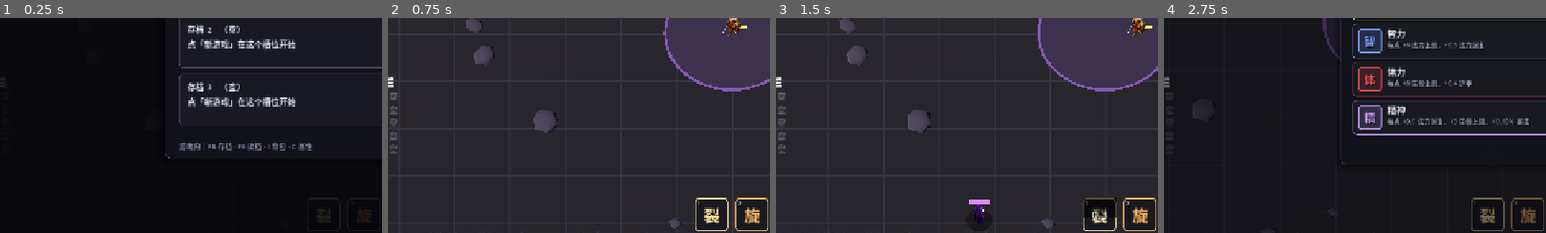
Above: before the commit, frames 1-4 (left to right).
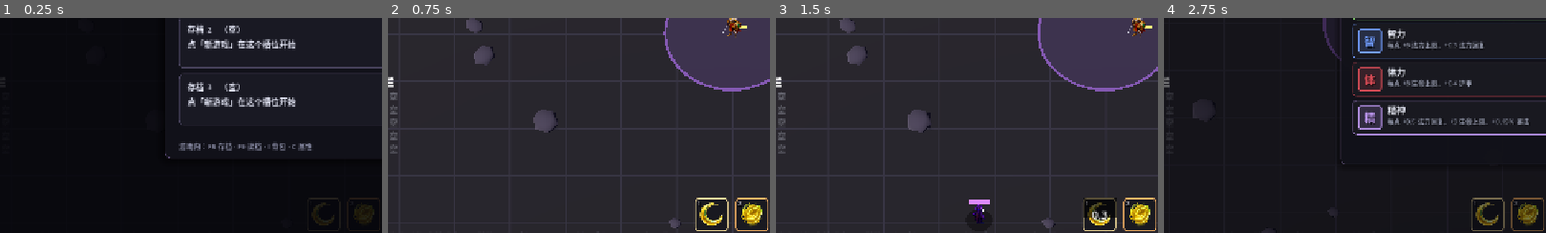
Above: after the commit, the same moments.

Repository: gbcmikeblue/dreadmyst-retro
Game: Godot game, scene res://scenes/main.tscn
Same seed, same stepped clock (60 frames per second), same inputs: the game is played once before the commit and once after it.
Inputs (mouse positions are % of the whole screen's width and height, from its top left):
- Up to frame 1 (0.25 s): no input
- Up to frame 2 (0.75 s): click "新游戏" at 0.5 s
- Up to frame 3 (1.5 s): tap Enter at 1.25 s; move the mouse to (72, 45) at 1.27 s; hold D (move_right) from 1.28 s (still down); hold Space (attack) from 1.28 s (still down); click (72, 45) at 1.42 s
- Up to frame 4 (2.75 s): move the mouse to (30, 55) at 2.02 s; release D (move_right) at 2.03 s; release Space (attack) at 2.03 s; hold S (move_down) from 2.03 s (still down); tap C (attributes) at 2.1 s; click (30, 55) at 2.17 s
The pictures show only the part of the screen within x 5-55%, y 46-96%; the shares and areas given below are measured in that part.

The runs differ from the first frame. In frame 1, 0.2% of the frame differs, in the area x 82-98%, y 85-97%; in frame 2, 0.9%, in the area x 81-98%, y 85-97%; in frame 3, 0.7%; in frame 4, 0.8%.

Commit message:
feat(assets): M15 技能图标接入（6 张 128²）+ 对比台编码器默认指 nvfp4 + A2 废弃
- 技能图标（E 模板首个落地产物）：新增 `tools/lora-compare/gen_icons.py` —— 提示词拼装与网页端**同源**
  （直接读 `prompts.json` 的 E 模板与要求块，去重规则一并复刻），1024² 透明底 → 去 alpha 噪声地板 →
  抠边 → LANCZOS 降到 128² → 落 `assets/icons/`；幂等可重跑（已有原图则只重做后处理）
- `SkillBar` 接入真图标：新增 `_set_icon()`（有图显图、无图退回「技能名首字」占位；路径缺失只 `push_warning`
  不白屏；蓝量 / 冷却不足时图标压暗 0.45）；`data/skills.json` 的 6 个 `icon` 全填；
  `test_data_layer.gd` 的素材断言扩展到技能图标
- 6 张图标 = 裂颅斩 / 旋风斩 / 火球术 / 陨石术 / 穿刺箭 / 箭雨（各 128²；`.import` = mipmaps 开 +
  fix alpha border 开 + 关 3D 自动压缩）
- ⚠️ 实测坑（已入档）：**2.1 的 VAE 在"透明区"会留 alpha 1~2 的噪声地板**（占画幅 45~66%，四角像素就是 a1）
  → 抠边前必须先掐掉，否则 alpha 包围盒永远等于整幅、永远抠不出边
- **T-22 ①**：对比台编码器默认改指 nvfp4（`app.js` 的 `refreshComfy()` 把 `S.aux.clip` 排成 nvfp4 优先，
  找不到时自然退回 int8 —— `S.aux.clip[0]` 是提交图与面包屑共用的取值点）；GUI 侧另存工作流仍留 P2
- **A2 模板标记废弃**（i2i 已结案，见 backlog T-20）：改名 + 阶段改回 txt2img + 删残留 `denoise`，
  备注指向 A3（文生图一步出图）/ A4（2×2 一图流 + 裁切）
- 文档口径同步 9 处：`_LICENSES.md`（登记 6 张图标）、`_PROMPTS.md`（E 已落地 + 图标 64²→128² + 变更记录）、
  `ai-asset-generation.md`（§5.2 接入点 → 四处 / §5.3 尺寸与 Fix Alpha Border / 变更记录）、`skills.md`（图标已接 + TODO 勾掉）、
  `AGENTS.md` / `roadmap.md` / `tasks-README.md`（素材尺寸口径）/ `backlog.md`（T-22 拆条 + 变更记录）、
  对比台 README（工具清单 + 已知限制改成「i2i 已结案」）
- 验证：`_check_static.py` 通过（93 个 id）、`prompts.json` 合法（9 模板）、10 条验证命令全过、
  主场景 900 帧 0 ERROR / 0 WARNING、真窗口截图确认技能栏两个图标正确渲染
  （图存 `tools/lora-compare/images/_ui_skillbar.png`，不入库）

Diff:
--- a/data/skills.json
+++ b/data/skills.json
@@ -1,6 +1,6 @@
 {
     "version": 1,
-    "_note": "⚠️ 数值为自行设计的占位值，待原作资料校准。half_angle_deg = 180 表示 360° 全方位命中。icon 留空则用程序化占位图标。",
+    "_note": "⚠️ 数值为自行设计的占位值，待原作资料校准。half_angle_deg = 180 表示 360° 全方位命中。icon 填 res:// 路径则用真图标，留空则用程序化占位图标（技能名首字 + 技能色）。图标由 tools/lora-compare/gen_icons.py 生成。",
     "skills": [
         {
             "id": "warrior_slash",
@@ -13,7 +13,7 @@
             "cast_range": 88.0,
             "half_angle_deg": 60.0,
             "color": [1.00, 0.90, 0.62],
-            "icon": ""
+            "icon": "res://assets/icons/skill_warrior_slash_icon.png"
         },
         {
             "id": "warrior_whirlwind",
@@ -26,7 +26,7 @@
             "cast_range": 112.0,
             "half_angle_deg": 180.0,
             "color": [1.00, 0.72, 0.40],
-            "icon": ""
+            "icon": "res://assets/icons/skill_warrior_whirlwind_icon.png"
         },
         {
             "id": "mage_fireball",
@@ -39,7 +39,7 @@
             "cast_range": 150.0,
             "half_angle_deg": 28.0,
             "color": [1.00, 0.55, 0.25],
-            "icon": ""
+            "icon": "res://assets/icons/skill_mage_fireball_icon.png"
         },
         {
             "id": "mage_meteor",
@@ -52,7 +52,7 @@
             "cast_range": 170.0,
             "half_angle_deg": 80.0,
             "color": [1.00, 0.40, 0.15],
-            "icon": ""
+            "icon": "res://assets/icons/skill_mage_meteor_icon.png"
         },
         {
             "id": "ranger_arrow",
@@ -65,7 +65,7 @@
             "cast_range": 170.0,
             "half_angle_deg": 24.0,
             "color": [0.75, 0.95, 0.55],
-            "icon": ""
+            "icon": "res://assets/icons/skill_ranger_arrow_icon.png"
         },
         {
             "id": "ranger_multishot",
@@ -78,7 +78,7 @@
             "cast_range": 145.0,
             "half_angle_deg": 90.0,
             "color": [0.55, 0.90, 0.45],
-            "icon": ""
+            "icon": "res://assets/icons/skill_ranger_multishot_icon.png"
         }
     ]
 }
--- a/scripts/ui/skill_bar.gd
+++ b/scripts/ui/skill_bar.gd
@@ -66,6 +66,17 @@
 		label.add_theme_constant_override("shadow_offset_x", 1)
 		label.add_theme_constant_override("shadow_offset_y", 1)
 		root.add_child(label)
+
+		# 真图标（`data/skills.json` 的 icon）——为空则退回上面的首字占位。
+		# 必须在 cd_overlay 之前 add_child，否则冷却遮罩会被图标盖住。
+		var icon := TextureRect.new()
+		icon.mouse_filter = Control.MOUSE_FILTER_IGNORE
+		icon.position = Vector2(3.0, 3.0)
+		icon.size = Vector2(SLOT_SIZE - 6.0, SLOT_SIZE - 6.0)
+		icon.expand_mode = TextureRect.EXPAND_IGNORE_SIZE
+		icon.stretch_mode = TextureRect.STRETCH_KEEP_ASPECT_CENTERED
+		icon.visible = false
+		root.add_child(icon)
 
 		# 冷却遮罩：从顶部向下退去，剩余比例 = 高度比例
 		var cd_overlay := ColorRect.new()
@@ -117,6 +128,7 @@
 		_slots.append({
 			"panel": panel,
 			"label": label,
+			"icon": icon,
 			"cd_overlay": cd_overlay,
 			"cd_label": cd_label,
 			"name_label": name_label,
@@ -202,19 +214,37 @@
 		panel.add_theme_stylebox_override("panel", _slot_style(accent, dim))
 		var label: Label = slot["label"]
 		label.add_theme_color_override("font_color", skill.color if not dim else Color(0.55, 0.55, 0.62))
+		var icon: TextureRect = slot["icon"]
+		icon.modulate = Color(1.0, 1.0, 1.0, 1.0 if not dim else 0.45)
 
 
 func _apply_slot_style(index: int, skill: SkillDef) -> void:
 	var slot: Dictionary = _slots[index]
 	var panel: Panel = slot["panel"]
 	var label: Label = slot["label"]
+	var icon: TextureRect = slot["icon"]
 	var name_label: Label = slot["name_label"]
 	if skill == null:
 		panel.add_theme_stylebox_override("panel", _slot_style(Color(0.30, 0.30, 0.36), true))
 		label.text = "—"
 		label.add_theme_color_override("font_color", Color(0.45, 0.45, 0.50))
 		name_label.text = ""
+		_set_icon(icon, label, "")
 		return
 	label.text = skill.short_label()
 	label.add_theme_color_override("font_color", skill.color)
 	name_label.text = skill.display_name
+	_set_icon(icon, label, skill.icon)
+
+
+## 有真图标就显示图标、藏起首字占位；icon 为空或加载失败则反过来 —— 保证槽位里永远有一个可见。
+func _set_icon(icon: TextureRect, label: Label, path: String) -> void:
+	var tex: Texture2D = null
+	if not path.is_empty():
+		if ResourceLoader.exists(path):
+			tex = load(path) as Texture2D
+		else:
+			push_warning("技能图标路径不存在：%s（见 data/skills.json 的 icon）" % path)
+	icon.texture = tex
+	icon.visible = tex != null
+	label.visible = tex == null
--- a/tests/test_data_layer.gd
+++ b/tests/test_data_layer.gd
@@ -126,6 +126,18 @@
 			"  mult=", s.damage_mult,
 			"  range=", s.cast_range,
 			"  half_angle=", int(round(rad_to_deg(s.half_angle))), "°")
+		# 真素材（M15）：技能图标填了就必须能加载（SkillBar 用它替掉「技能名首字」占位）
+		var icon_path := String(s.icon)
+		if not icon_path.is_empty():
+			if not ResourceLoader.exists(icon_path):
+				print("FAIL: 技能 ", s.id, " 的 icon 不存在或未被导入：", icon_path)
+				failed = true
+			elif not (load(icon_path) is Texture2D):
+				print("FAIL: 技能 ", s.id, " 的 icon 不是纹理资源：", icon_path)
+				failed = true
+			else:
+				var itex: Texture2D = load(icon_path)
+				print("       ↳ 图标 ", icon_path, "  ", itex.get_width(), "×", itex.get_height())
 
 	# ---------- 属性（M8）----------
 	var attrs: Array = AttributeRegistry.load_default()
--- a/tools/lora-compare/data/prompts.json
+++ b/tools/lora-compare/data/prompts.json
@@ -125,11 +125,10 @@
     },
     {
       "id": "A2",
-      "name": "视角转换 → 3/4 俯视（阶段2 · 编辑）",
-      "阶段": "img2img",
-      "denoise": 0.7,
-      "用途": "把阶段1 选中的立绘（或任何角色图）转成本作要的 3/4 俯视 sprite",
-      "出图尺寸": "跟随底图",
+      "name": "视角转换（⚠️ 已废弃 · i2i 不通 → 用 A3 / A4）",
+      "阶段": "txt2img",
+      "用途": "**已废弃（2026-10-13）**：原设计是「把阶段1 的立绘转成 3/4 俯视」，但实测 i2i 只保人不转视角（剪影 IoU 0.97，视角不动；见 backlog T-20）→ 视角改走 A3（文生图一步出图）或 A4（多视角一图流 + 裁切）。保留本条目只是让历史出图 / 评分仍能对上号，**不要再用它抽视角**",
+      "出图尺寸": "1024²",
       "base建议": "Qwen-Image",
       "套用要求": [
         "transparency",
@@ -142,7 +141,7 @@
       "要求": "same character, same outfit, same colors, keep the original silhouette",
       "positive": "Turn <image1> into an isometric 3/4 view game sprite, rotate the camera downward and in front of the character, keep the character identity, outfit, colors and equipment unchanged, keep the transparent background, preserve the original proportions and silhouette",
       "negative": "different character, different outfit, different color scheme, changed face",
-      "备注": "✅ 已按官方规范改成**英文祈使句 + `<image1>` 引用**（旧版是中文「以图片1为参考」）；✅ 去掉 composition —— 编辑要「保持背景」，不能再让它重绘纯色底。⚠️ 旧版「正面面对镜头」与俯视互斥，已删。denoise 滑块只作记录（KSampler 恒 1.0）。⚠️ 对比台尚未接 i2i（backlog T-20）",
+      "备注": "⛔ **已废弃（2026-10-13）**：backlog T-20 实测 i2i —— 保人没问题（剪影 IoU 0.97）但**不转视角**（bbox 宽高比恒定，cfg 1→3.5 / 8→25 步 / 挂不挂 Turbo 全无变化）→ 这条路已关闭。视角改走 **A3**（文生图一步出图）或 **A4**（2×2 多视角一图流 + `crop_sheet.py` 裁切）。保留此条仅为历史对照（老出图/评分仍能对上号）。历史沿革：曾按官方规范改成英文祈使句 + `<image1>`，并去掉 composition（编辑要「保持背景」）",
       "history": [
         {
           "at": "2026-10-13 06:26:09",
Binary file added: assets/icons/skill_mage_fireball_icon.png
Not shown, added: assets/icons/skill_mage_fireball_icon.png.import
Binary file added: assets/icons/skill_mage_meteor_icon.png
Not shown, added: assets/icons/skill_mage_meteor_icon.png.import
Binary file added: assets/icons/skill_ranger_arrow_icon.png
Not shown, added: assets/icons/skill_ranger_arrow_icon.png.import
Binary file added: assets/icons/skill_ranger_multishot_icon.png
Not shown, added: assets/icons/skill_ranger_multishot_icon.png.import
Binary file added: assets/icons/skill_warrior_slash_icon.png
Not shown, added: assets/icons/skill_warrior_slash_icon.png.import
Binary file added: assets/icons/skill_warrior_whirlwind_icon.png
Not shown, added: assets/icons/skill_warrior_whirlwind_icon.png.import
(and 11 more such lines)
